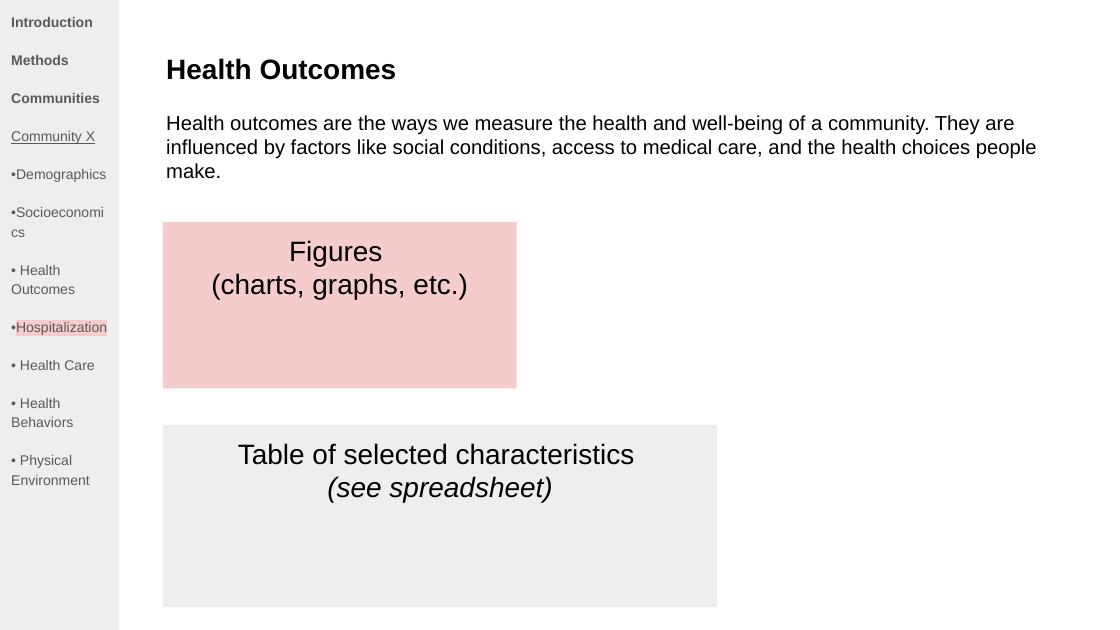
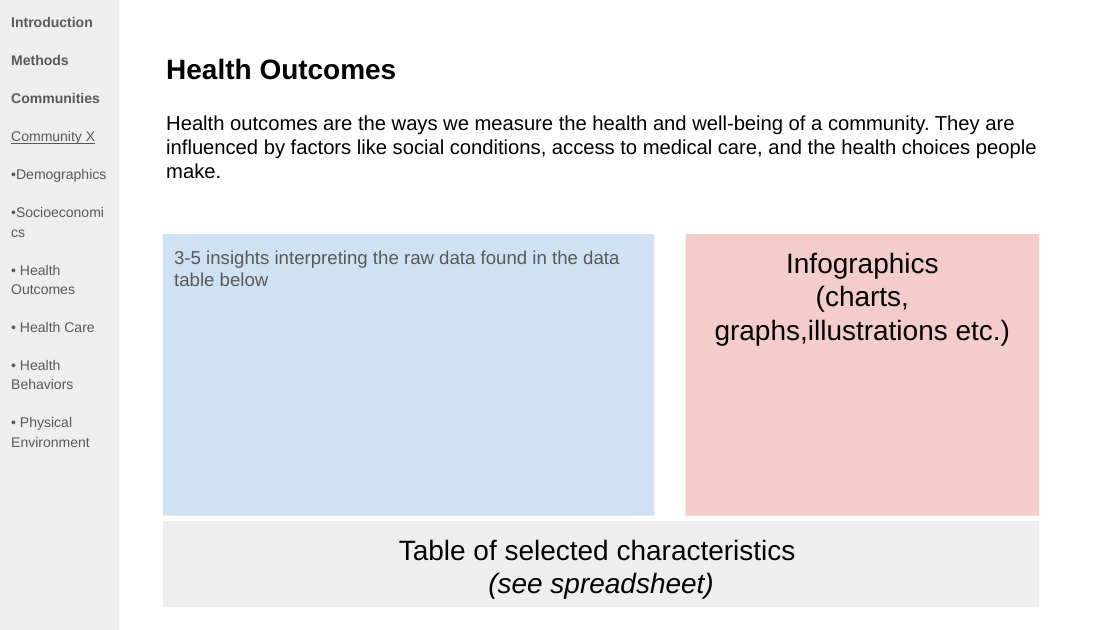
Before and after one commit to justenvirons/scc-community-profiles, a slide deck: slide 8 of Resources/CHP Layout 1_13_2025.pptx (slide 5 before the commit). Drawn at 1120x630 pixels with LibreOffice and Linux fonts; fonts in the diff are those of the drawing. Boxes give left, top, right and bottom in pixels: in the first picture for what was removed or moved away, otherwise in the second. Text is boxed around its words. In the diff, an @@ line names an element or a change of style, - is before the commit and + after.

Commit message:
updated files
tweaked CHP Layout 1/13/2025

```diff
--- a/Resources/CHP Layout 1_13_2025.pptx
+++ b/Resources/CHP Layout 1_13_2025.pptx
@@ rectangle added at [164, 234, 655, 515], fill #CFE2F3, 12 pt, text #595959 @@
+3-5 insights interpreting the raw data found in the data table below
@@ rectangle "Infographics": place and size @@
-rectangle "Infographics" at [164, 222, 517, 389]
+rectangle "Infographics" at [685, 234, 1039, 515]
@@ text in rectangle at [715, 252, 1010, 345]: text changed @@
-Figures
-(charts, graphs, etc.)
+Infographics
+(charts, graphs,illustrations etc.)
@@ text at [11, 322, 107, 335]: paragraph removed @@
-•Hospitalization
@@ rectangle "Table of selected characteristics": place and size @@
-rectangle "Table of selected characteristics" at [164, 424, 718, 607]
+rectangle "Table of selected characteristics" at [164, 521, 1039, 607]
```
Also in this commit, not shown: 7 other slides changed, 1 slide removed.
